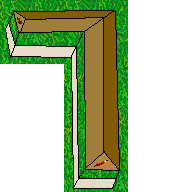
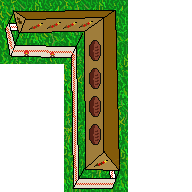
Revision of a layered 192×192 image; what changed, layer by layer:
painted on "Pintar camada 2" over [6, 21, 127, 185]
painted on "Background" over [6, 21, 127, 185]
